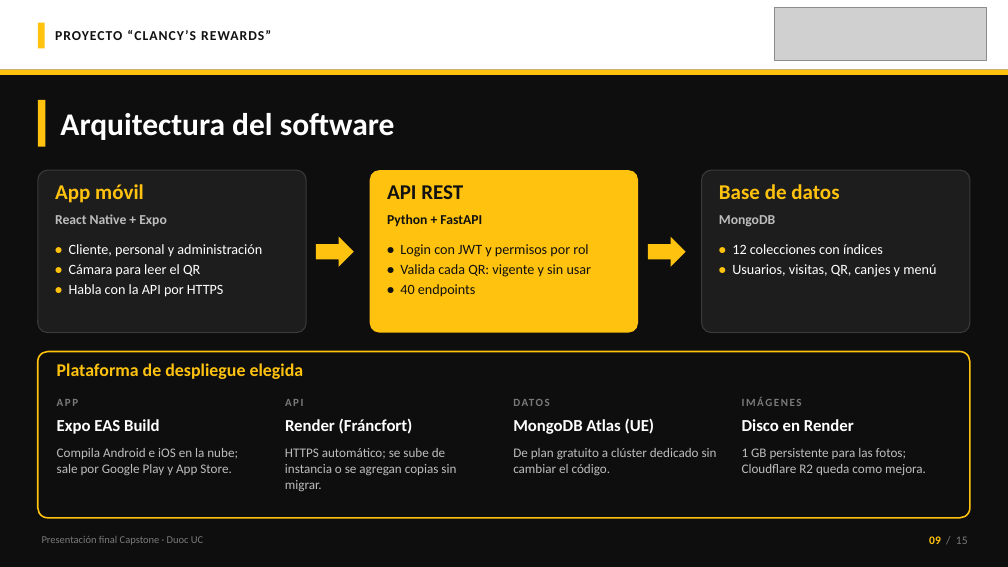
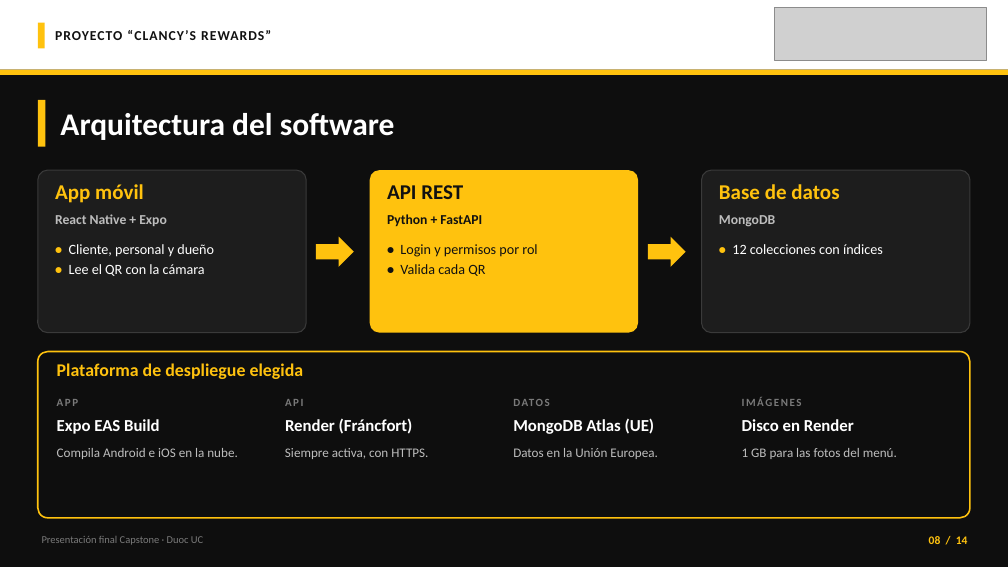
Before and after one commit to 44ndy/clancys-rewards, a slide deck: slide 8 of Fase 3/Evidencias Grupales/Presentación Final del proyecto (Español).pptx (slide 9 before the commit). Drawn at 1008x567 pixels with LibreOffice and Linux fonts; fonts in the diff are those of the drawing; grey boxes stand for pictures. Boxes give left, top, right and bottom in pixels: in the first picture for what was removed or moved away, otherwise in the second. Text is boxed around its words. In the diff, an @@ line names an element or a change of style, - is before the commit and + after.

Commit message:
Simplificar la presentación final y acortar el guion a 7 minutos
- Misma estructura que la plantilla de la docente: 14 láminas, sin la
  lámina extra de caso de uso (el flujo se ve en la demo).
- Menos texto en cada lámina; los detalles se explican hablando.
- Guion nuevo, corto y con lo más importante en negrita; notas del orador
  sincronizadas.

```diff
--- a/Fase 3/Evidencias Grupales/Presentación Final del proyecto (Español).pptx
+++ b/Fase 3/Evidencias Grupales/Presentación Final del proyecto (Español).pptx
@@ text at (69, 244, 214, 276): text changed @@
-• Cliente, personal y administración
-• Cámara para leer el QR
-• Habla con la API por HTTPS
+• Cliente, personal y dueño
+• Lee el QR con la cámara
@@ text at (400, 244, 537, 276): text changed @@
-• Login con JWT y permisos por rol
-• Valida cada QR: vigente y sin usar
-• 40 endpoints
+• Login y permisos por rol
+• Valida cada QR
@@ text at (732, 264, 936, 277): paragraph removed @@
-• Usuarios, visitas, QR, canjes y menú
@@ text at (57, 448, 237, 459): text changed @@
-Compila Android e iOS en la nube; sale por Google Play y App Store.
+Compila Android e iOS en la nube.
@@ text at (285, 448, 428, 459): text changed @@
-HTTPS automático; se sube de instancia o se agregan copias sin migrar.
+Siempre activa, con HTTPS.
@@ text at (513, 448, 658, 459): text changed @@
-De plan gratuito a clúster dedicado sin cambiar el código.
+Datos en la Unión Europea.
@@ text at (742, 448, 897, 459): text changed @@
-1 GB persistente para las fotos; Cloudflare R2 queda como mejora.
+1 GB para las fotos del menú.
@@ text at (929, 536, 968, 544): text changed; text colour #7A7A7A to #FFC20E; bold on @@
-09 / 15
+08 / 14
```
Also in this commit, not shown: 11 other slides changed, 1 slide removed, 1 other file.
